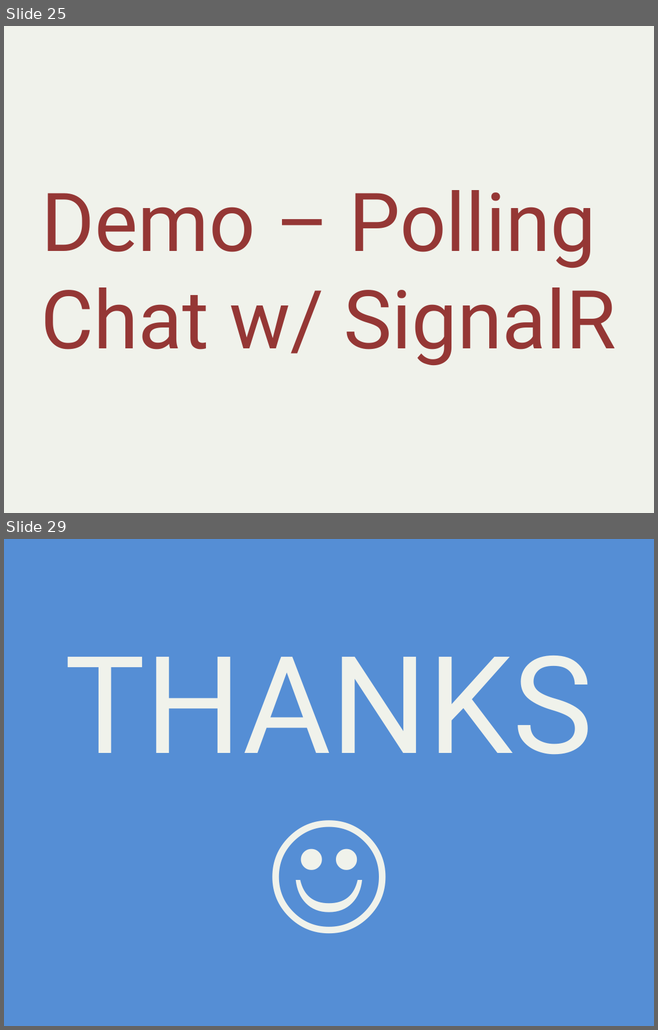
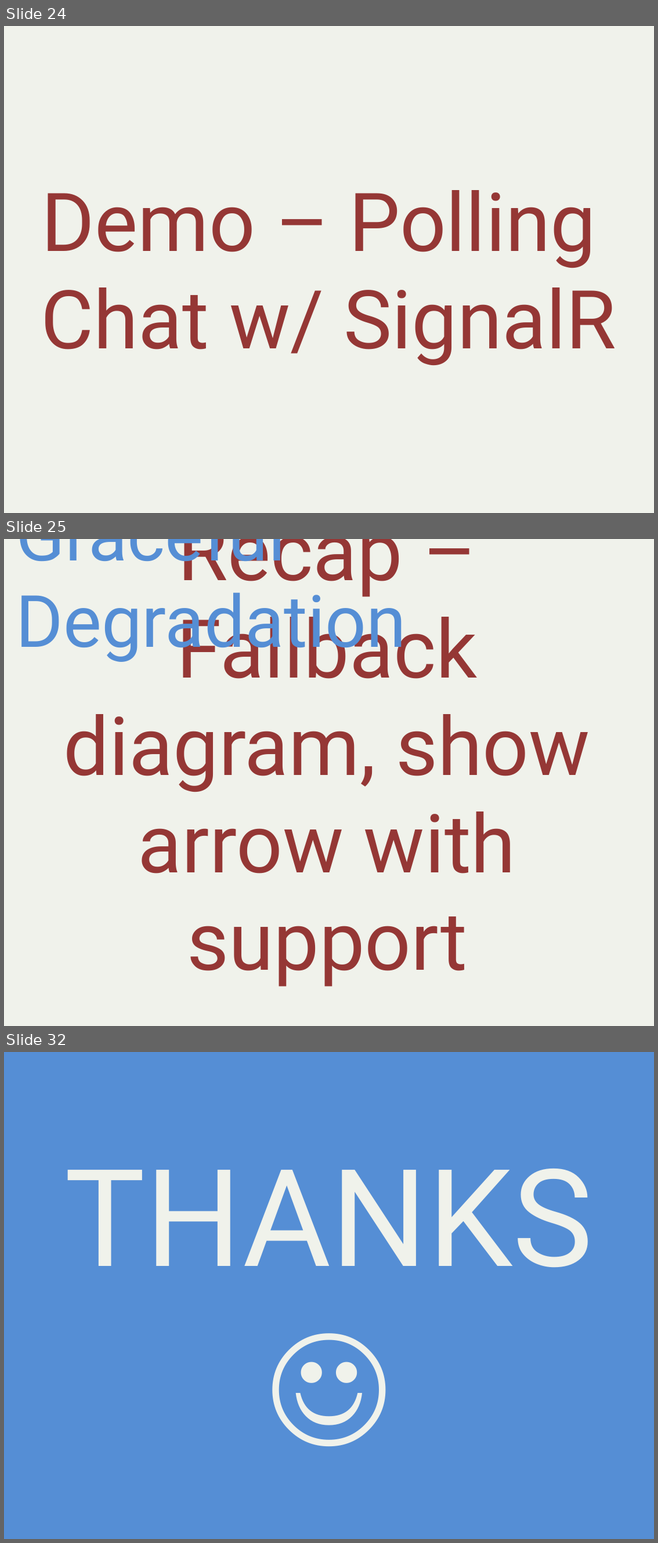
Before and after one commit to alani/Talks, a slide deck: SignalR-Intro/SignalRIntro.pptx. Shown one above the other, each under a label of ours: slides 25 and 29 before the commit, slides 24, 25 and 32 after it; the slides between them are not shown. The pictures are 658x1030 and 658x1543 pixels, drawn with LibreOffice and Linux fonts; fonts in the diff are those of the drawing. Boxes give left, top, right and bottom in pixels: in the first picture for what was removed or moved away, otherwise in the second. Text is boxed around its words. In the diff, an @@ line names an element or a change of style, - is before the commit and + after.

```diff
--- a/SignalR-Intro/SignalRIntro.pptx
+++ b/SignalR-Intro/SignalRIntro.pptx
@@ slide 25 added at (4, 539, 654, 1026), background #F0F2EB @@
@@ text added at (16, 539, 407, 664), 80 pt, text #558ED5 @@
+Graceful Degradation
@@ text added at (64, 539, 590, 987), 90 pt, text #953735 @@
+Recap – Fallback diagram, show arrow with support
@@ what was slide 25 is now slide 24 @@
@@ what was slide 29 is now slide 32 @@
```
Also in this commit, not shown: 6 slides changed, 13 other slides added, 10 slides removed, 7 other files.
